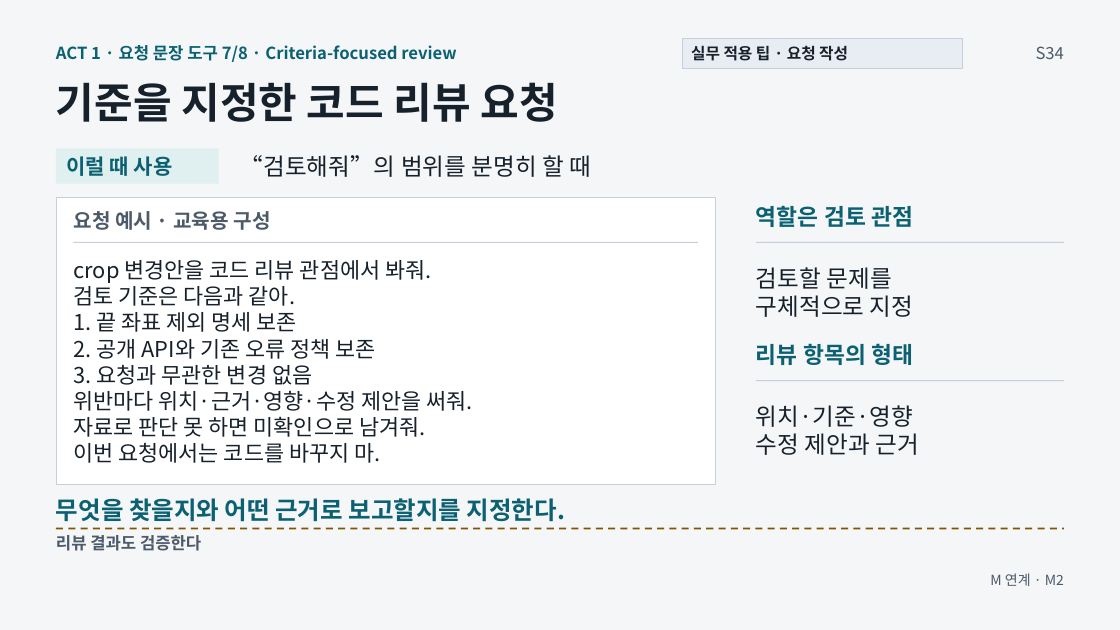
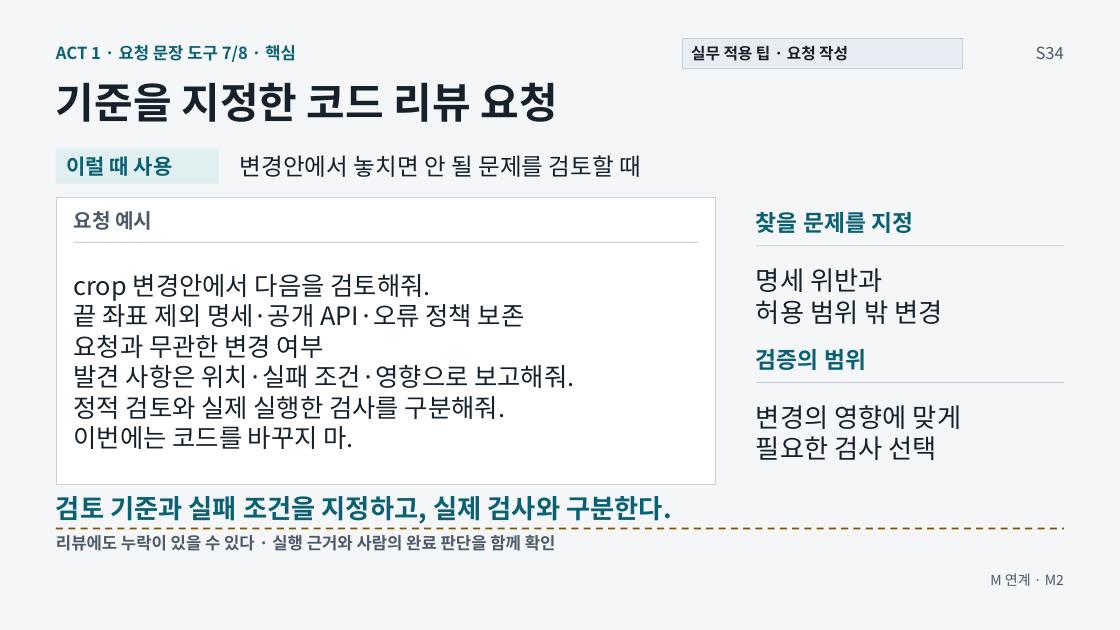
Before and after one commit to GideokKim/ai-dev-training, a slide deck: slide 20 of production/ACT_1.pptx. Drawn at 1120x630 pixels with LibreOffice and Linux fonts; fonts in the diff are those of the drawing. Boxes give left, top, right and bottom in pixels: in the first picture for what was removed or moved away, otherwise in the second. Text is boxed around its words. In the diff, an @@ line names an element or a change of style, - is before the commit and + after.

```diff
--- a/production/ACT_1.pptx
+++ b/production/ACT_1.pptx
@@ text at [56, 45, 296, 62]: text changed @@
-ACT 1 · 요청 문장 도구 7/8 · Criteria-focused review
+ACT 1 · 요청 문장 도구 7/8 · 핵심
@@ text at [240, 155, 641, 177]: text changed @@
-“검토해줘”의 범위를 분명히 할 때
+변경안에서 놓치면 안 될 문제를 검토할 때
@@ text at [74, 211, 152, 230]: text changed @@
-요청 예시 · 교육용 구성
+요청 예시
@@ text at [756, 212, 913, 233]: text changed @@
-역할은 검토 관점
+찾을 문제를 지정
@@ line moved from (756, 243) - (1065, 243) to (756, 246) - (1065, 246) @@
@@ text at [756, 268, 943, 324]: text changed; size 20.2 to 22.5 pt @@
-검토할 문제를
-구체적으로 지정
+명세 위반과
+허용 범위 밖 변경
@@ text at [74, 274, 574, 449]: text changed; size 18.8 to 21.8 pt @@
-crop 변경안을 코드 리뷰 관점에서 봐줘.
-검토 기준은 다음과 같아.
-1. 끝 좌표 제외 명세 보존
-2. 공개 API와 기존 오류 정책 보존
-3. 요청과 무관한 변경 없음
-위반마다 위치·근거·영향·수정 제안을 써줘.
-자료로 판단 못 하면 미확인으로 남겨줘.
-이번 요청에서는 코드를 바꾸지 마.
+crop 변경안에서 다음을 검토해줘.
+끝 좌표 제외 명세·공개 API·오류 정책 보존
+요청과 무관한 변경 여부
+발견 사항은 위치·실패 조건·영향으로 보고해줘.
+정적 검토와 실제 실행한 검사를 구분해줘.
+이번에는 코드를 바꾸지 마.
@@ text at [756, 349, 866, 370]: text changed @@
-리뷰 항목의 형태
+검증의 범위
@@ text at [756, 405, 961, 460]: text changed; size 20.2 to 22.5 pt @@
-위치·기준·영향
-수정 제안과 근거
+변경의 영향에 맞게
+필요한 검사 선택
@@ text at [56, 496, 672, 524]: text changed; size 21 to 22.5 pt @@
-무엇을 찾을지와 어떤 근거로 보고할지를 지정한다.
+검토 기준과 실패 조건을 지정하고, 실제 검사와 구분한다.
@@ text at [56, 535, 556, 551]: text changed @@
-리뷰 결과도 검증한다
+리뷰에도 누락이 있을 수 있다 · 실행 근거와 사람의 완료 판단을 함께 확인
```
Also in this commit, not shown: 7 other slides changed, 39 other files.
